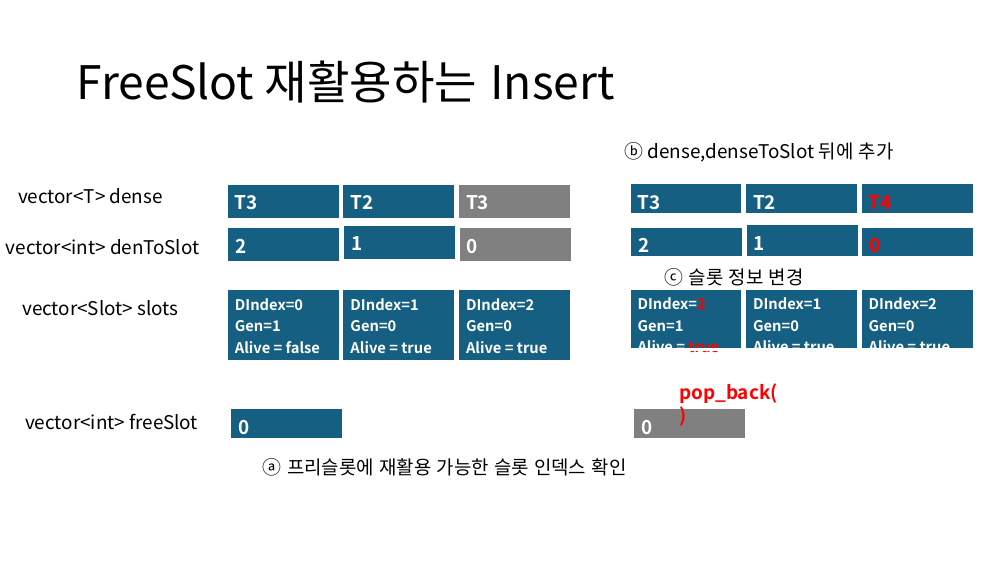
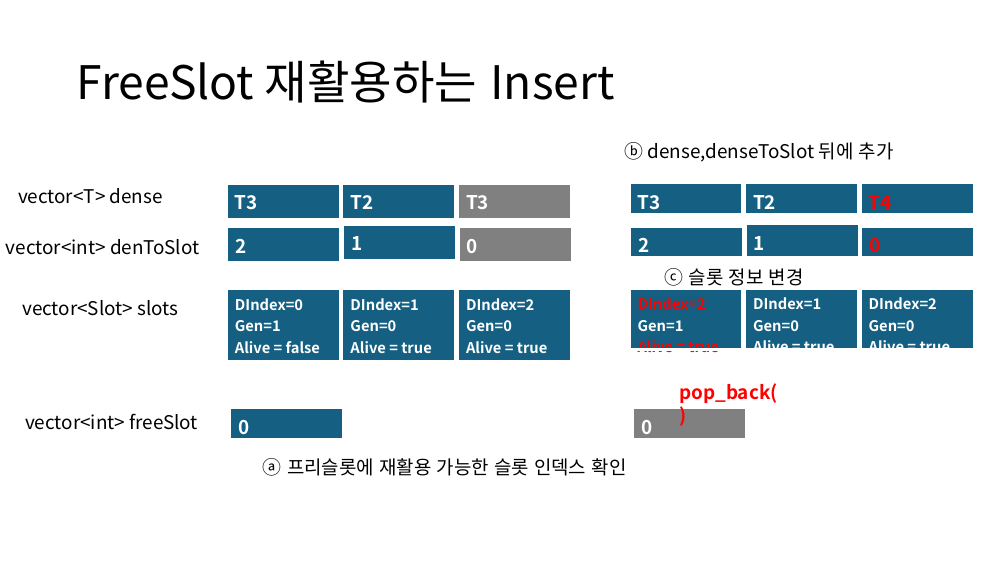
Before and after one commit to ldw9981/DataStructureAndAlgorithm, a slide deck: slide 6 of Documents/SlotMap.pptx. Drawn at 1008x567 pixels with LibreOffice and Linux fonts; fonts in the diff are those of the drawing. Boxes give left, top, right and bottom in pixels: in the first picture for what was removed or moved away, otherwise in the second. Text is boxed around its words. In the diff, an @@ line names an element or a change of style, - is before the commit and + after.

```diff
--- a/Documents/SlotMap.pptx
+++ b/Documents/SlotMap.pptx
@@ table at <box>630,289,742,361</box> @@
@@ text colour #FFFFFF to #FF0000 in "DIndex=2", "Alive =" @@
```
Also in this commit, not shown: 1 other slide changed.
